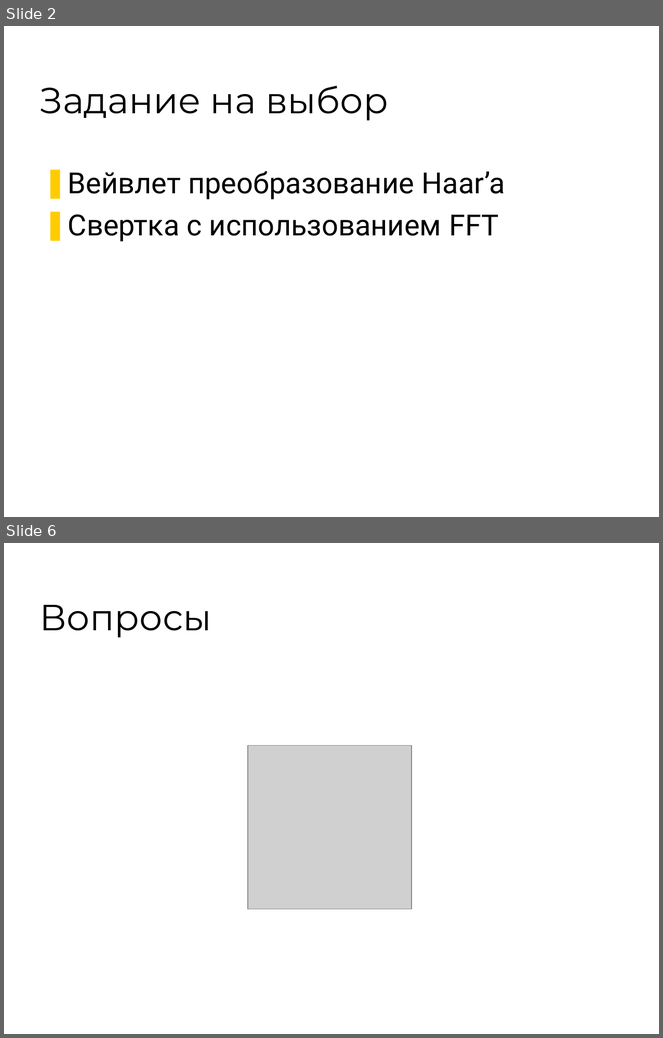
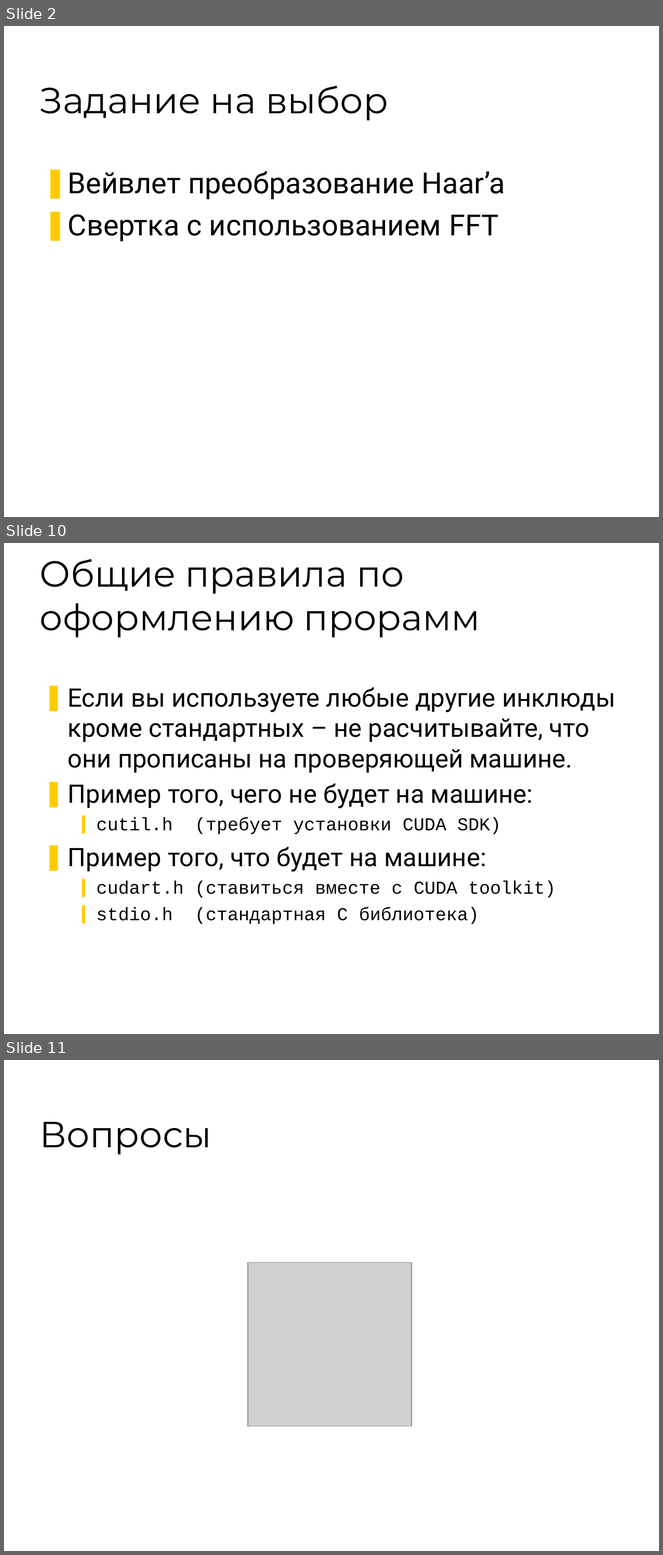
Before and after one commit to 7633/msu-cuda-course, a slide deck: Assignments/2/Assignment - 2.ppt. Shown one above the other, each under a label of ours: slides 2 and 6 before the commit, slides 2, 10 and 11 after it; the slides between them are not shown. The pictures are 663x1038 and 663x1555 pixels, drawn with LibreOffice and Linux fonts; fonts in the diff are those of the drawing; grey boxes stand for pictures; background and template pictures are left out. Boxes give left, top, right and bottom in pixels: in the first picture for what was removed or moved away, otherwise in the second. Text is boxed around its words. In the diff, an @@ line names an element or a change of style, - is before the commit and + after.

```diff
--- a/Assignments/2/Assignment - 2.ppt
+++ b/Assignments/2/Assignment - 2.ppt
@@ slide 10 added at (4, 543, 659, 1034), background #FFFFFF @@
@@ title added at (40, 559, 480, 638), 40 pt, text #000000 @@
+Общие правила по оформлению прорамм
@@ text added at (68, 687, 616, 925), 28 pt, text #000000 @@
+❚ Если вы используете любые другие инклюды кроме стандартных – не расчитывайте, что они прописаны на проверяющей машине.
+❚ Пример того, чего не будет на машине:
+  ❙ cutil.h (требует установки CUDA SDK)
+❚ Пример того, что будет на машине:
+  ❙ cudart.h (ставиться вместе с CUDA toolkit)
+  ❙ stdio.h (стандартная C библиотека)
@@ what was slide 6 is now slide 11 @@
```
Also in this commit, not shown: 1 slide changed, 6 other slides added, 2 slides removed.
